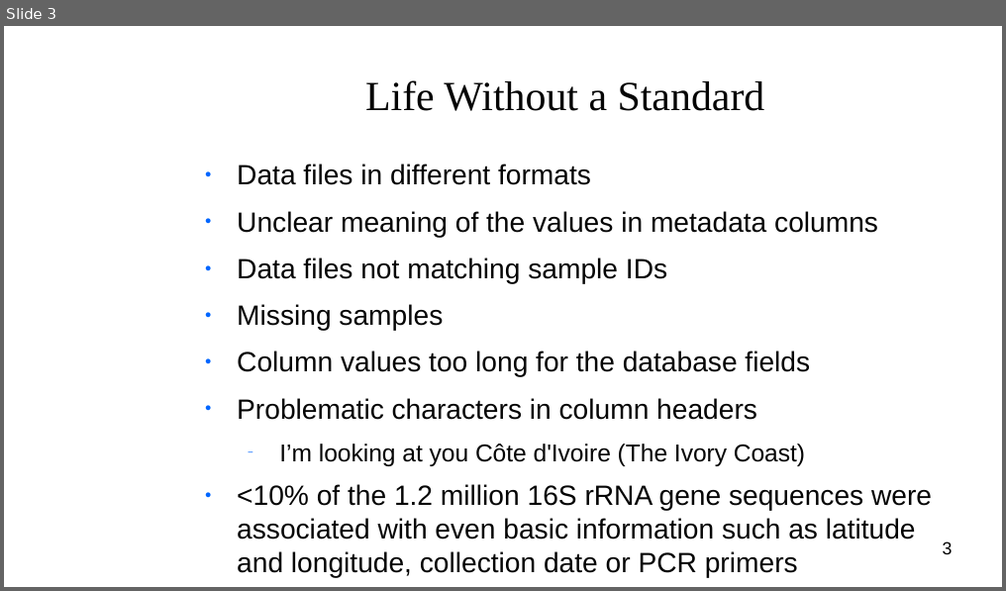
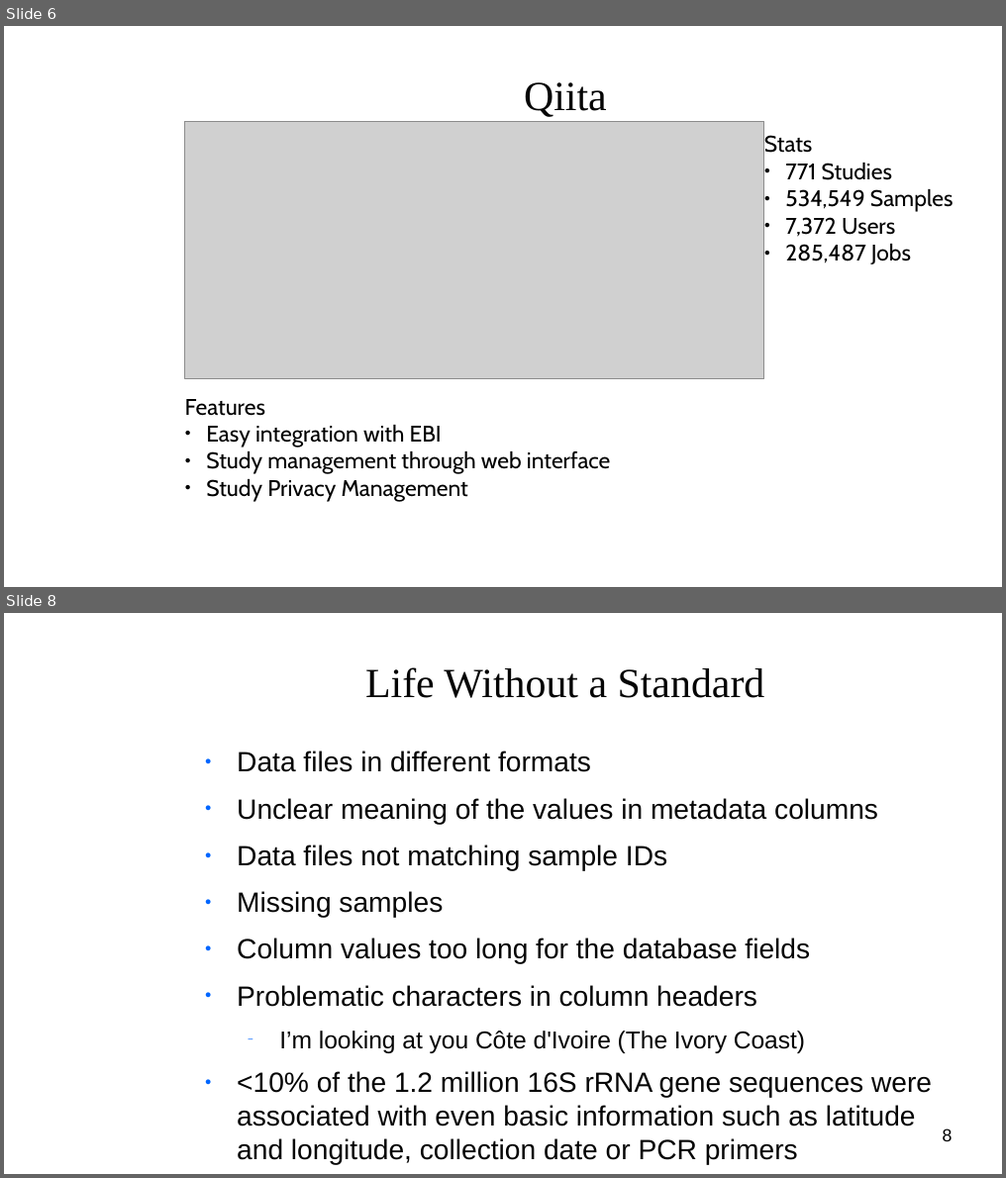
Before and after one commit to clemente-lab/mmeds-meta, a slide deck: sql/mmeds.odp. Shown one above the other, each under a label of ours: slide 3 before the commit, slides 6 and 8 after it; the slides between them are not shown. The pictures are 1006x591 and 1006x1178 pixels, drawn with LibreOffice and Linux fonts; fonts in the diff are those of the drawing; grey boxes stand for pictures; background and template pictures are left out. Boxes give left, top, right and bottom in pixels: in the first picture for what was removed or moved away, otherwise in the second. Text is boxed around its words. In the diff, an @@ line names an element or a change of style, - is before the commit and + after.

```diff
--- a/sql/mmeds.odp
+++ b/sql/mmeds.odp
@@ slide 6 added at [4, 26, 1002, 587], background picture (left out) @@
@@ title added at [524, 82, 607, 117], 33 pt, text #050505 @@
+Qiita
@@ picture added at [185, 121, 764, 379] @@
@@ text added at [764, 135, 953, 265], 18 pt, text #000000 @@
+Stats
+● 771 Studies
+● 534,549 Samples
+● 7,372 Users
+● 285,487 Jobs
@@ text added at [185, 399, 610, 502], 18 pt, text #000000 @@
+Features
+● Easy integration with EBI
+● Study management through web interface
+● Study Privacy Management
@@ what was slide 3 is now slide 8 @@
@@ page number at [943, 1129, 952, 1142]: text changed @@
-3
+8
```
Also in this commit, not shown: 3 slides changed, 6 other slides added, 1 slide removed, 1 other file.
